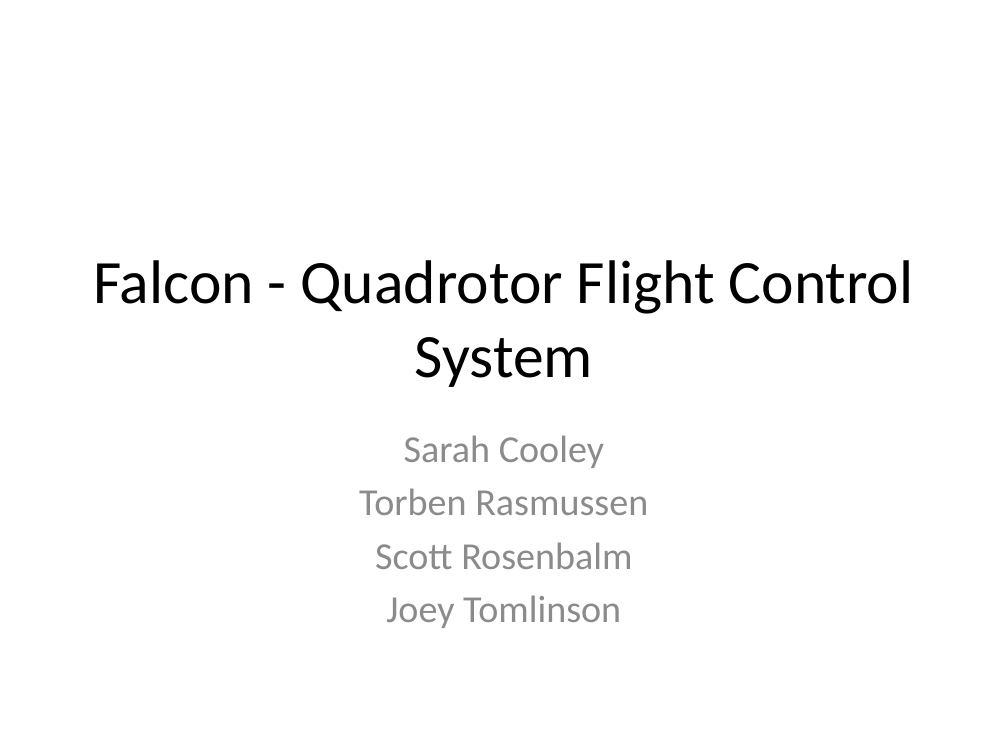
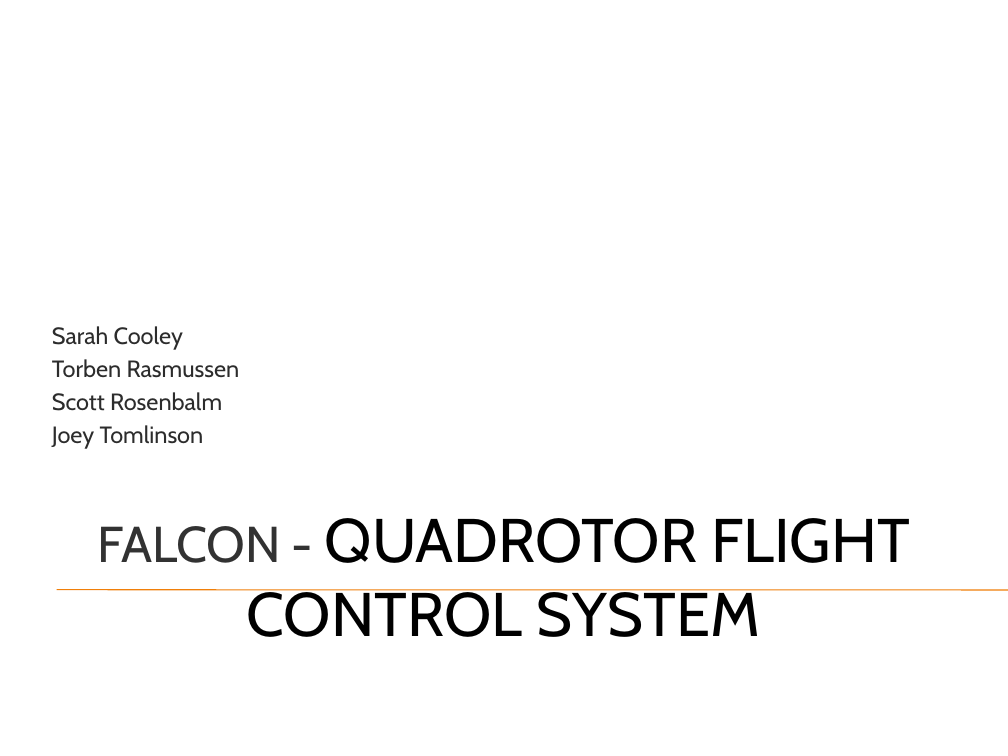
Before and after one commit to rasmusto/falcon, a slide deck: slide 1 of documentation/week8_presentation/Falcon - Quadrotor Flight Control System.pptx. Drawn at 1008x756 pixels with LibreOffice and Linux fonts; fonts in the diff are those of the drawing; background and template pictures are left out. Boxes give left, top, right and bottom in pixels: in the first picture for what was removed or moved away, otherwise in the second. Text is boxed around its words. In the diff, an @@ line names an element or a change of style, - is before the commit and + after.

Commit message:
Gave the power point a theme and some small changes

```diff
--- a/documentation/week8_presentation/Falcon - Quadrotor Flight Control System.pptx
+++ b/documentation/week8_presentation/Falcon - Quadrotor Flight Control System.pptx
@@ subtitle "Sarah Cooley": place and size @@
-subtitle "Sarah Cooley" at bbox=[359, 435, 648, 628]
+subtitle "Sarah Cooley" at bbox=[52, 326, 240, 449]
@@ subtitle "Sarah Cooley" at bbox=[52, 326, 240, 449]: size 27.2 to 16.8 pt, font Calibri to Cabin, text colour #8C8C8C to #2C2C2C; alignment centre to left; line spacing 0.8 to 1; less space between paragraphs; vertical alignment top to bottom @@
@@ title "FALCON - QUADROTOR FLIGHT CONTROL ..." at bbox=[97, 518, 910, 637]: vertical alignment middle to top @@
@@ title at bbox=[97, 518, 910, 637]: text changed; font Calibri to Cabin @@
-Falcon - Quadrotor Flight Control System
+FALCON - QUADROTOR FLIGHT CONTROL SYSTEM
@@ line added from (56, 590) to (1008, 590), #F07F09 0.75 pt @@
```
Also in this commit, not shown: 10 other slides changed.
